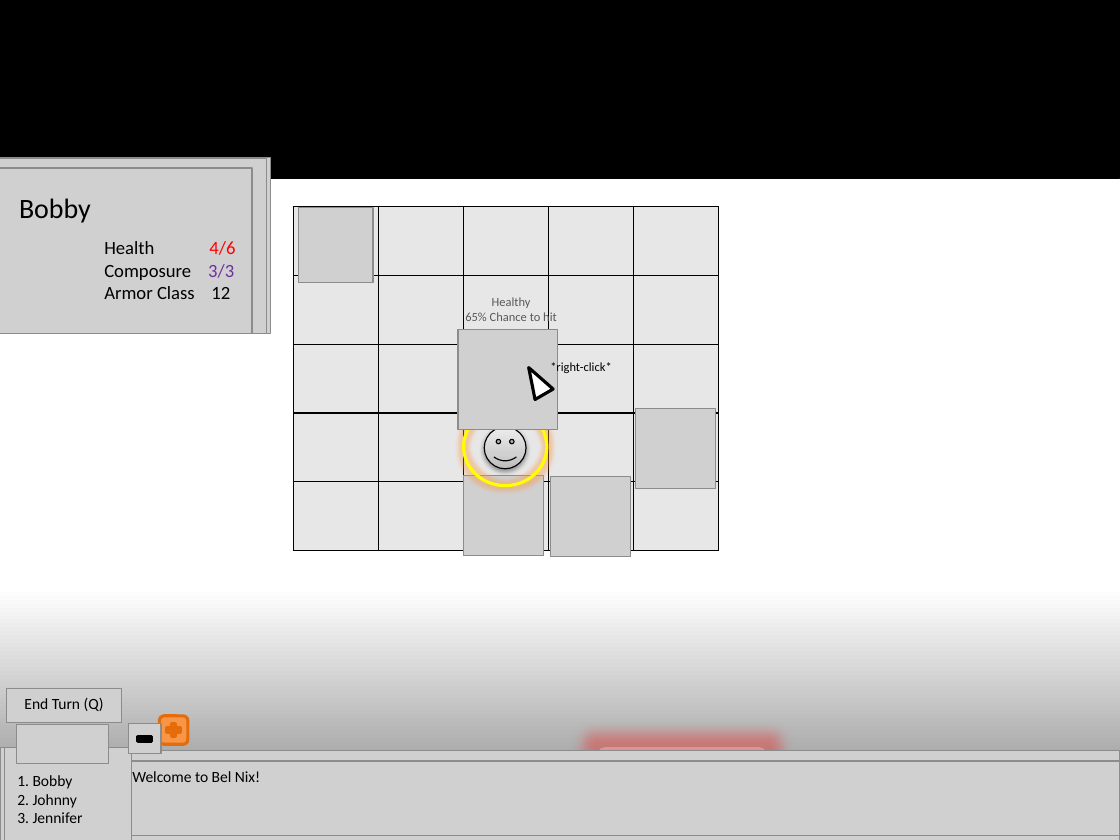
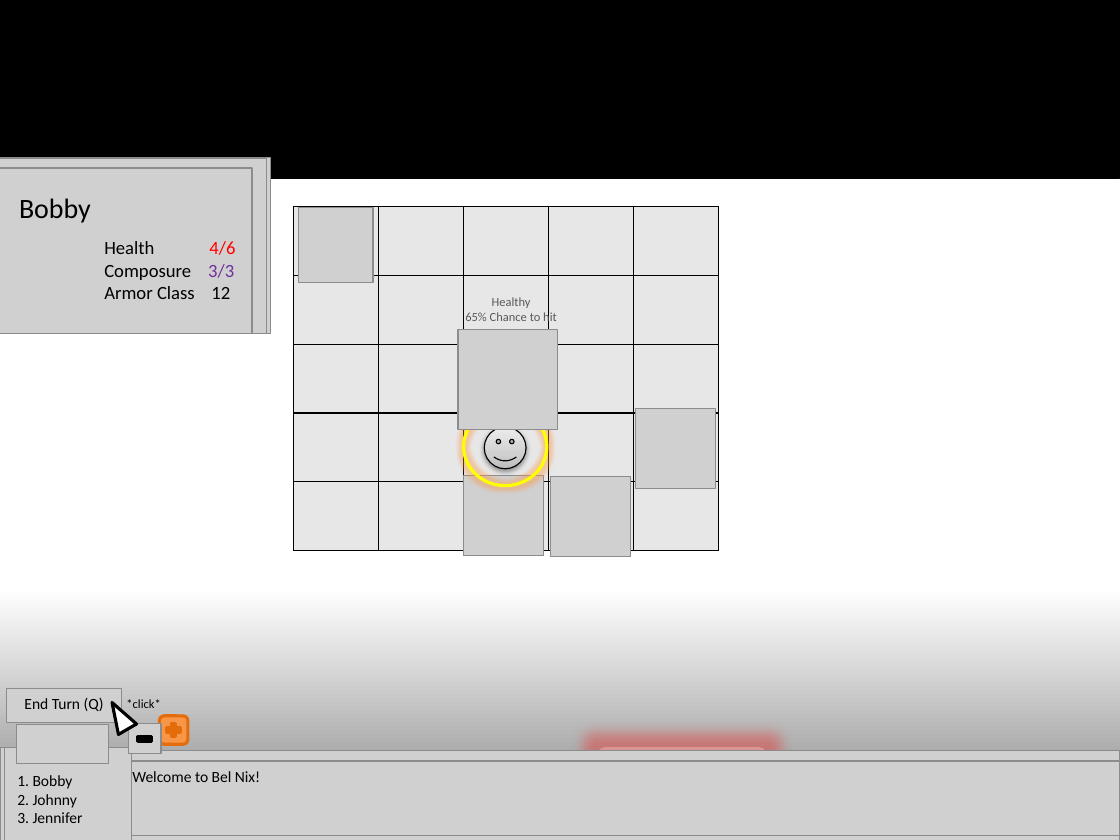
Before and after one commit to jsdodgers/Bel-Nix, a slide deck: slide 20 of Documents/UI Revision 3.0.pptx. Drawn at 1120x840 pixels with LibreOffice and Linux fonts; fonts in the diff are those of the drawing; grey boxes stand for pictures. Boxes give left, top, right and bottom in pixels: in the first picture for what was removed or moved away, otherwise in the second. Text is boxed around its words. In the diff, an @@ line names an element or a change of style, - is before the commit and + after.

Commit message:
updated UI doc a bit more

```diff
--- a/Documents/UI Revision 3.0.pptx
+++ b/Documents/UI Revision 3.0.pptx
@@ triangle: place and size @@
-triangle at <box>520,362,554,400</box>
+triangle at <box>103,697,137,735</box>
@@ text at <box>126,699,160,708</box>: text changed @@
-*right-click*
+*click*
```
